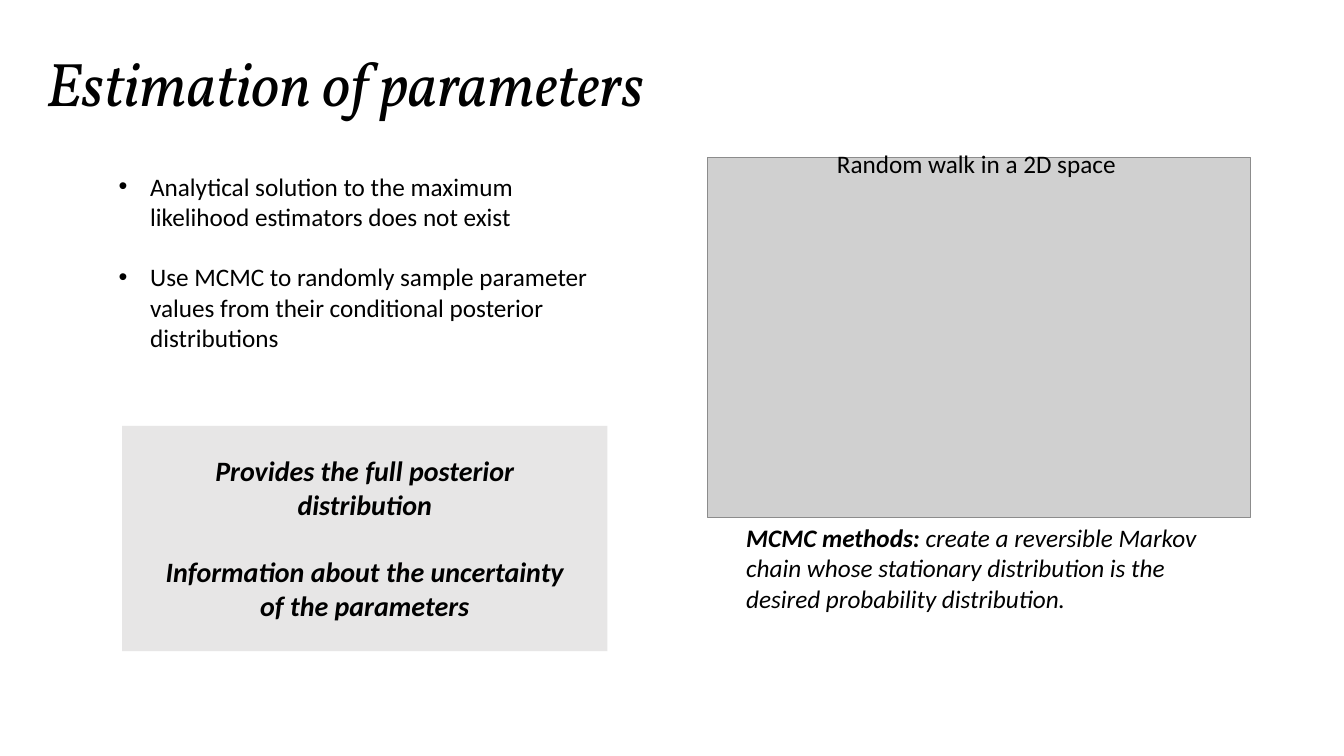
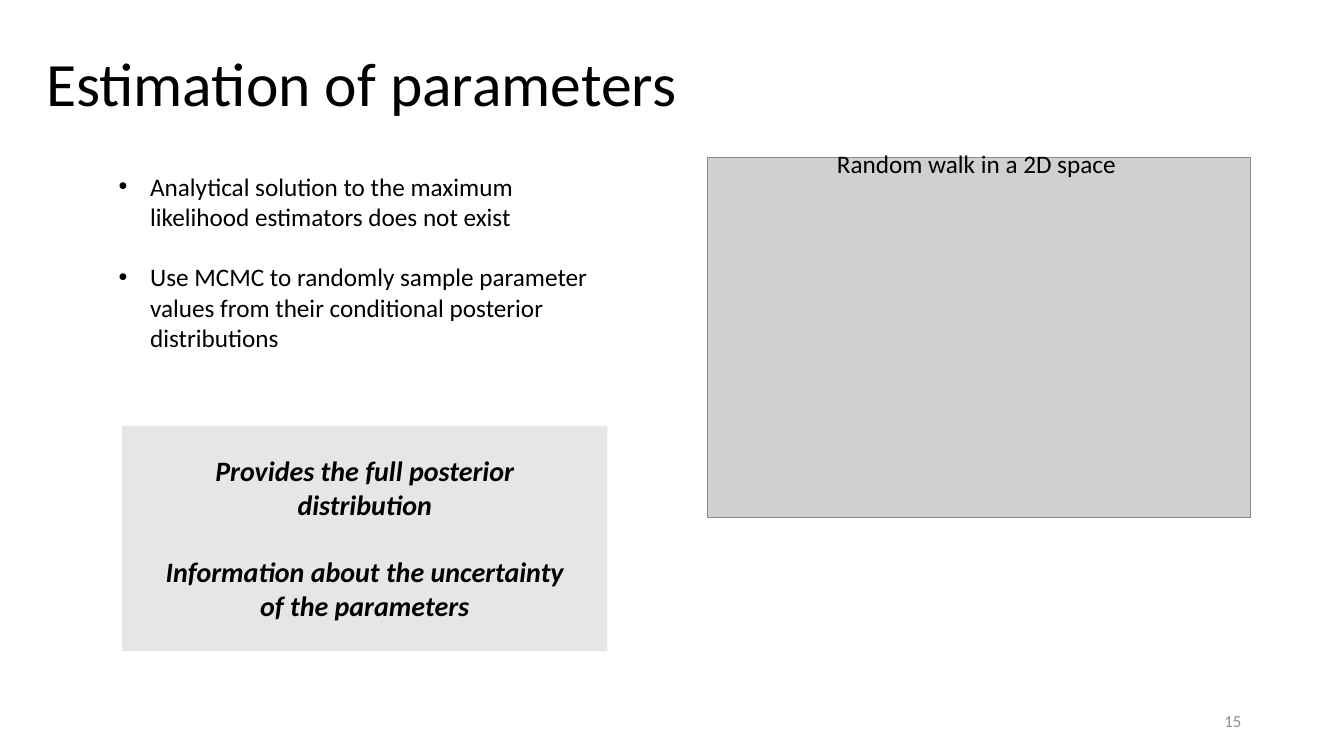
Before and after one commit to SmaragdaDimitrakopoulou/Paper-Presentation, a slide deck: slide 15 of presentation.pptx (slide 8 before the commit). Drawn at 1344x756 pixels with LibreOffice and Linux fonts; fonts in the diff are those of the drawing; grey boxes stand for pictures. Boxes give left, top, right and bottom in pixels: in the first picture for what was removed or moved away, otherwise in the second. Text is boxed around its words. In the diff, an @@ line names an element or a change of style, - is before the commit and + after.

```diff
--- a/presentation.pptx
+++ b/presentation.pptx
@@ text "Estimation of parameters" at [46,63,676,116]: font Vollkorn to Calibri, italic off @@
@@ text removed at [746,529,1197,612] @@
-MCMC methods: create a reversible Markov chain whose stationary distribution is the
-desired probability distribution.
@@ page number added at [1224,716,1241,727], 12 pt, text #8C8C8C @@
+15
```
Also in this commit, not shown: 12 other slides changed, 13 slides added, 6 slides removed, 1 other file.
